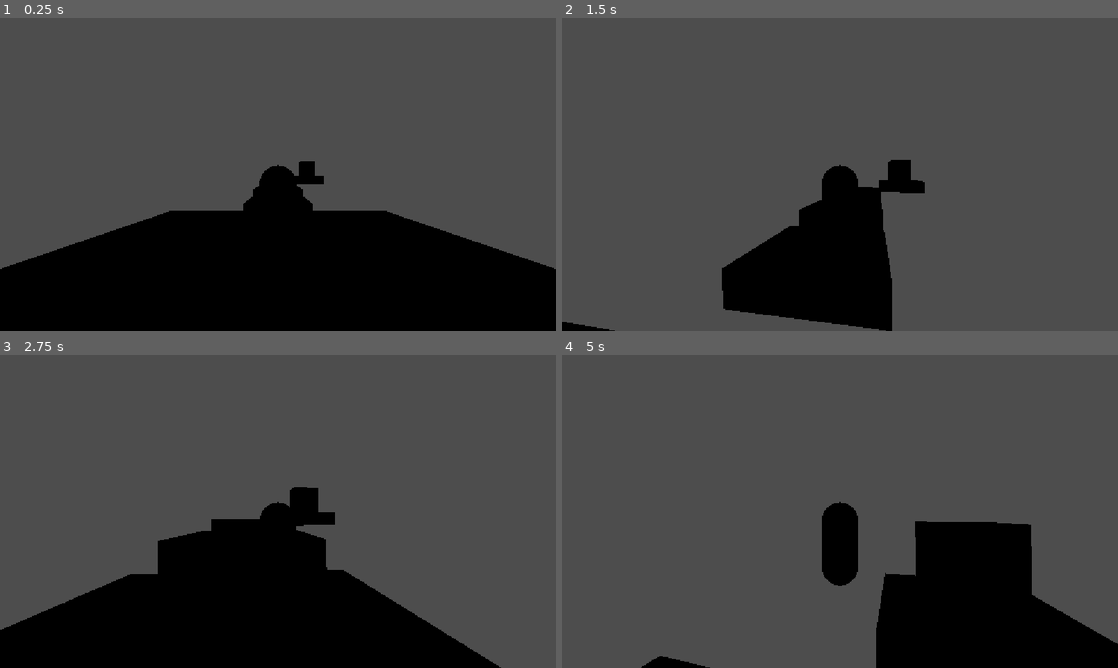
Above: before the commit, frames 1-4 (two rows, left to right).
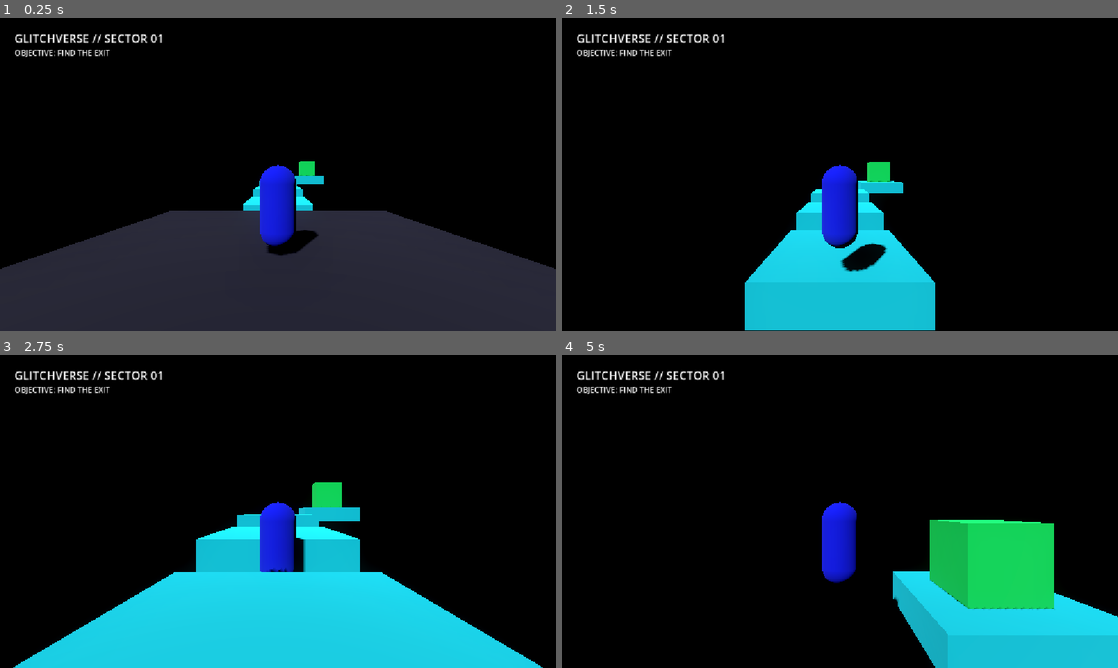
Above: after the commit, the same moments.

Repository: rehanvoid/CtrlAltElite
Game: Godot game, scene res://main.tscn
The game is run twice, just before and just after one commit, with the same random seed, the same clock (stepped at 60 frames per second) and the same inputs.
Inputs (mouse positions are in pixels of both pictures, inside the frame that each line leads up to):
- Up to frame 1 (0.25 s): no input
- Up to frame 2 (1.5 s): tap Enter at 0.5 s; move the mouse to (867, 174) at 0.52 s; hold Shift (sprint) 0.53-1.28 s; hold W (move_forward) from 0.53 s (still down); tap Space (jump) at 0.77 s; move the mouse to (812, 174) at 1.27 s; tap Shift (sprint) at 1.35 s
- Up to frame 3 (2.75 s): keep holding W (move_forward); tap Space (jump) at 1.52 s; move the mouse to (289, 505) at 2.02 s; hold Shift (sprint) from 2.03 s (still down)
- Up to frame 4 (5 s): keep holding W (move_forward); move the mouse to (834, 517) at 2.77 s; release Shift (sprint) at 2.78 s; tap Shift (sprint) at 2.85, 4.35 s; tap Space (jump) at 3.02, 3.77, 4.52 s; move the mouse to (878, 514) at 3.52 s; hold Shift (sprint) 3.53-4.28 s; move the mouse to (795, 508) at 4.27 s

The runs differ from the first frame. In frame 1, 99% of the frame differs, in the area x 0-100%, y 0-100%; in frame 2, 98%; in frame 3, 96%; in frame 4, 98%.

Commit message:
Add files via upload

Diff:
--- a/gltch-verse-hackathon-debugged/main.tscn
+++ b/gltch-verse-hackathon-debugged/main.tscn
@@ -18,6 +18,14 @@
 [sub_resource type="BoxMesh" id="BoxMesh_o6u5s"]
 size = Vector3(10, 1, 10)
 
+[sub_resource type="StandardMaterial3D" id="StandardMaterial3D_0xm2m"]
+albedo_color = Color(0.1254902, 0.16862746, 0.2509804, 1)
+metallic = 0.6
+roughness = 0.35
+emission_enabled = true
+emission = Color(0, 0.8509804, 1, 1)
+emission_energy_multiplier = 2.0
+
 [sub_resource type="BoxShape3D" id="BoxShape3D_jspg8"]
 size = Vector3(10, 1, 10)
 
@@ -65,6 +73,15 @@
 
 [sub_resource type="StandardMaterial3D" id="StandardMaterial3D_y2m7j"]
 albedo_color = Color(0, 1, 0.4, 1)
+
+[sub_resource type="Environment" id="Environment_o6u5s"]
+background_mode = 1
+ambient_light_color = Color(0.0627451, 0.09411765, 0.16862746, 1)
+ambient_light_energy = 0.65
+glow_enabled = true
+glow_intensity = 0.6
+glow_bloom = 0.2
+glow_hdr_threshold = 0.9
 
 [node name="Main" type="Node3D" unique_id=1009966630]
 
@@ -94,6 +111,7 @@
 [node name="MeshInstance3D" type="MeshInstance3D" parent="Level1/Floor" unique_id=1902613307]
 material_override = SubResource("StandardMaterial3D_hmudf")
 mesh = SubResource("BoxMesh_o6u5s")
+surface_material_override/0 = SubResource("StandardMaterial3D_0xm2m")
 
 [node name="CollisionShape3D" type="CollisionShape3D" parent="Level1/Floor" unique_id=951000767]
 shape = SubResource("BoxShape3D_jspg8")
@@ -164,4 +182,38 @@
 theme_override_font_sizes/font_size = 48
 text = "LEVEL COMPLETE ! Press R"
 
+[node name="Sunlight" type="DirectionalLight3D" parent="." unique_id=1812240311]
+transform = Transform3D(0.8660254, 0.3535534, -0.3535534, 0, 0.7071068, 0.7071068, 0.5, -0.61237246, 0.61237246, 0, 0, 0)
+shadow_enabled = true
+
+[node name="WorldEnvironment" type="WorldEnvironment" parent="." unique_id=581859996]
+environment = SubResource("Environment_o6u5s")
+
+[node name="GameHUD" type="CanvasLayer" parent="." unique_id=319556661]
+
+[node name="HUDLayout" type="Control" parent="GameHUD" unique_id=1032928611]
+layout_mode = 3
+anchors_preset = 15
+anchor_right = 1.0
+anchor_bottom = 1.0
+grow_horizontal = 2
+grow_vertical = 2
+
+[node name="StageTitle" type="Label" parent="GameHUD/HUDLayout" unique_id=1455298338]
+layout_mode = 1
+offset_left = 30.0
+offset_top = 25.0
+offset_right = 340.0
+offset_bottom = 59.0
+theme_override_font_sizes/font_size = 24
+text = "GLITCHVERSE // SECTOR 01"
+
+[node name="ObjectiveLabel" type="Label" parent="GameHUD/HUDLayout" unique_id=435943113]
+layout_mode = 0
+offset_left = 30.0
+offset_top = 60.0
+offset_right = 228.0
+offset_bottom = 83.0
+text = "OBJECTIVE: FIND THE EXIT"
+
 [connection signal="body_entered" from="Level1/Goal" to="Level1/Goal" method="_on_body_entered"]
